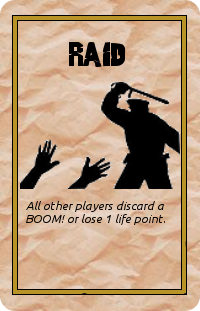
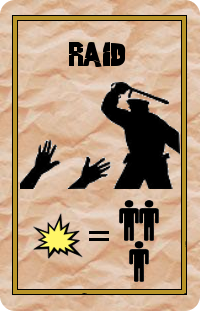
Revision of a layered w=200, h=311 image; what changed, layer by layer:
removed layer "All other players discard a BO..." over [26, 201, 165, 225]
added layer "person.xcf copy #1" above "person.xcf copy" over [129, 241, 149, 282]
added layer "person.xcf copy" above "person.xcf" over [139, 200, 159, 241]
added layer "person.xcf" above "=" over [119, 200, 139, 241]
added layer "=" above "bang.xcf" over [89, 231, 109, 241]
added layer "bang.xcf" above "Raid" over [33, 213, 83, 259]
